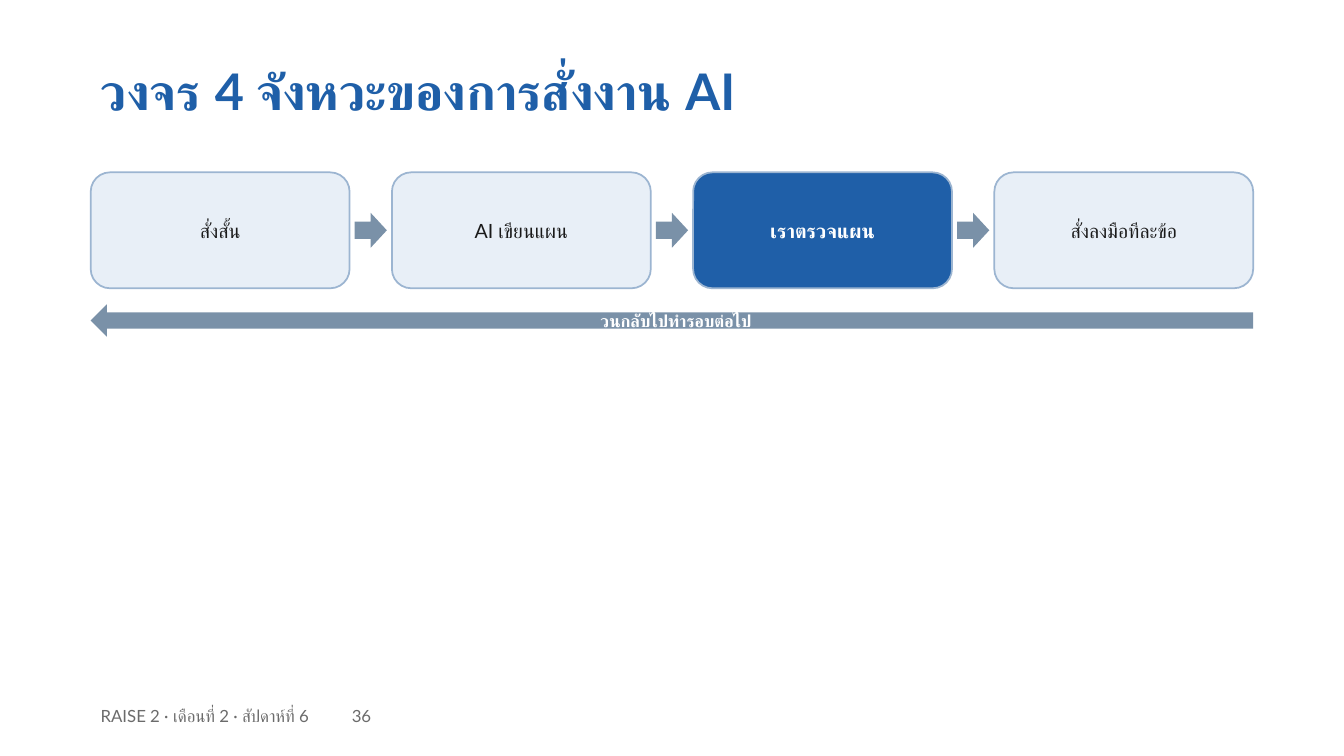
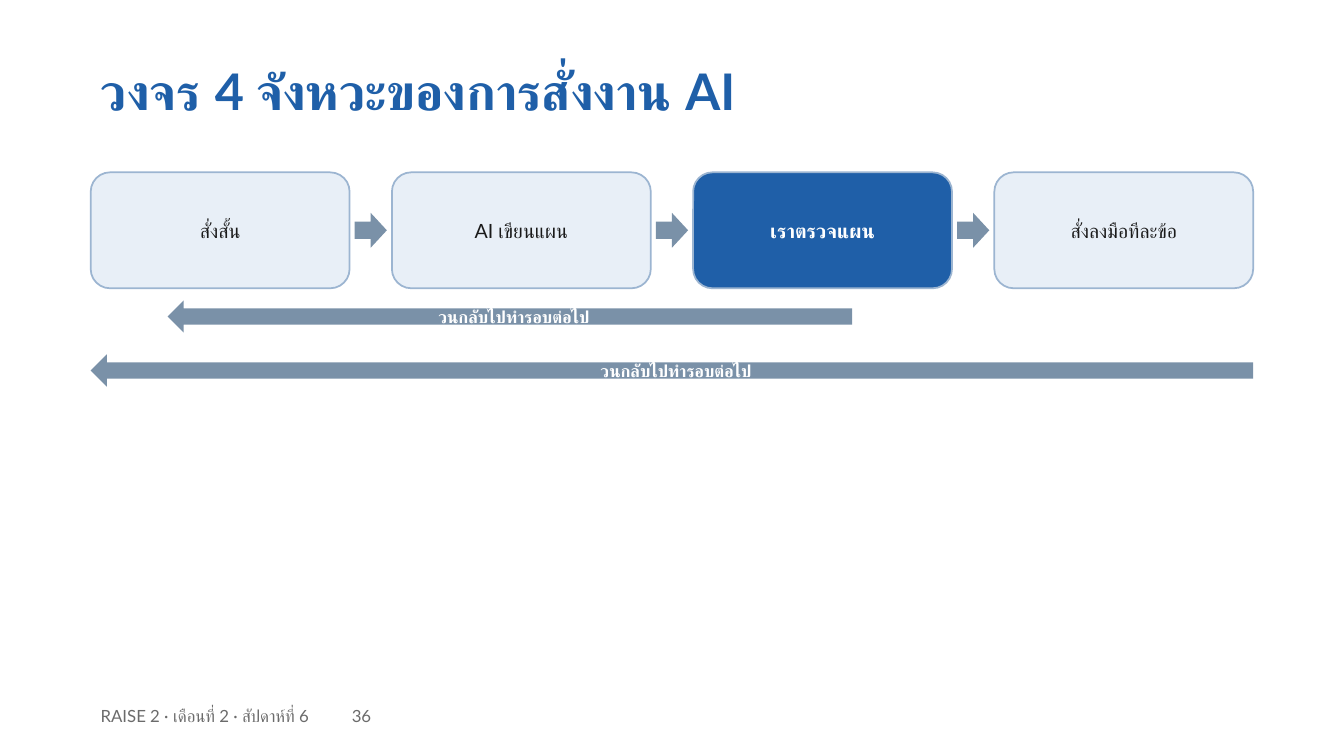
Before and after one commit to cnacha-mfu/raise2-module2, a slide deck: slide 47 of materials/week6/w6-slides.pptx (slide 36 before the commit). Drawn at 1344x756 pixels with LibreOffice and Linux fonts; fonts in the diff are those of the drawing. Boxes give left, top, right and bottom in pixels: in the first picture for what was removed or moved away, otherwise in the second. Text is boxed around its words. In the diff, an @@ line names an element or a change of style, - is before the commit and + after.

```diff
--- a/materials/week6/w6-slides.pptx
+++ b/materials/week6/w6-slides.pptx
@@ left arrow added at (167, 300, 852, 333), fill #7A91A8, 12 pt, text #FFFFFF, bold @@
+วนกลับไปทำรอบต่อไป
@@ left arrow "วนกลับไปทำรอบต่อไป": place and size @@
-left arrow "วนกลับไปทำรอบต่อไป" at (91, 304, 1253, 337)
+left arrow "วนกลับไปทำรอบต่อไป" at (91, 355, 1253, 387)
```
Also in this commit, not shown: 15 other slides changed, 3 slides added, 2 other files.
